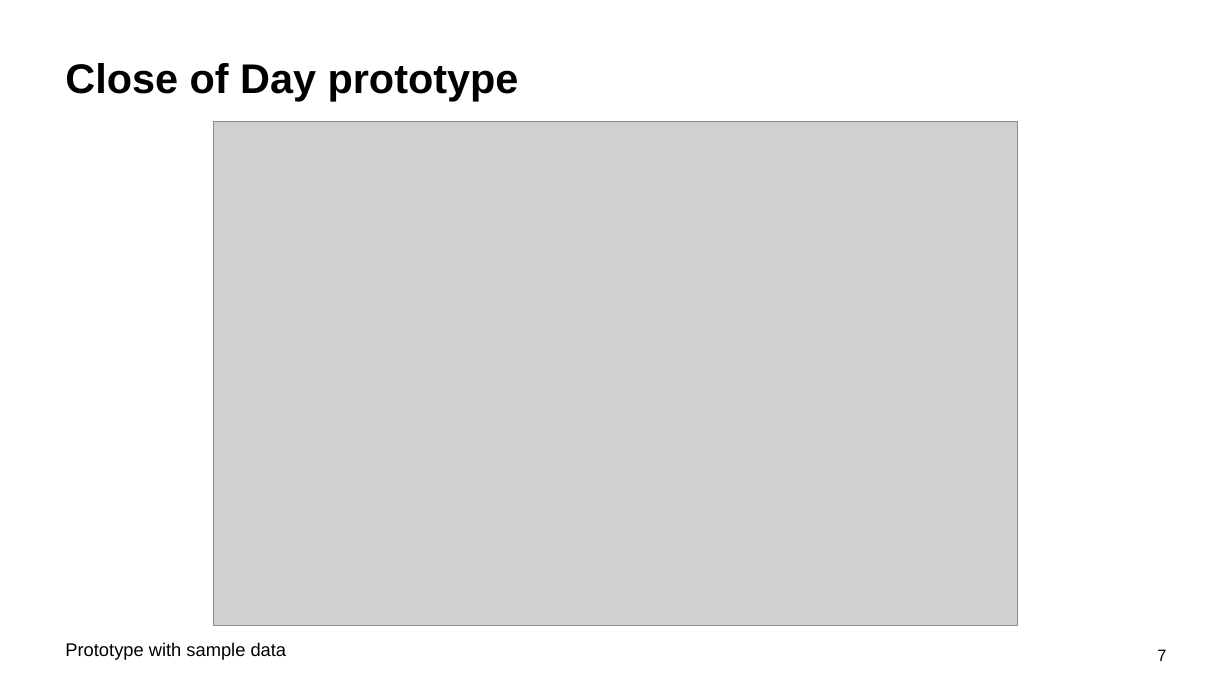
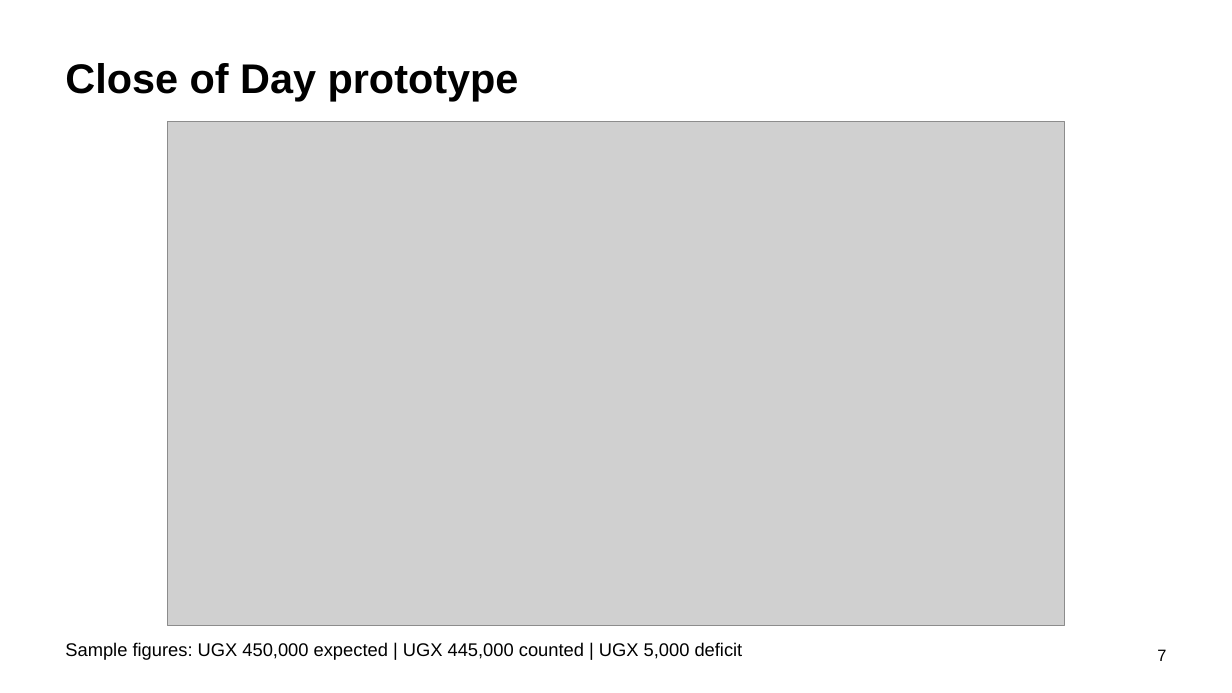
Before and after one commit to mugmarp/requirements-engineering-project-exercise, a slide deck: slide 7 of project_deliverables/PhaseFinal_Grand-Project-Presentation.pptx. Drawn at 1232x693 pixels with LibreOffice and Linux fonts; fonts in the diff are those of the drawing; grey boxes stand for pictures. Boxes give left, top, right and bottom in pixels: in the first picture for what was removed or moved away, otherwise in the second. Text is boxed around its words. In the diff, an @@ line names an element or a change of style, - is before the commit and + after.

```diff
--- a/project_deliverables/PhaseFinal_Grand-Project-Presentation.pptx
+++ b/project_deliverables/PhaseFinal_Grand-Project-Presentation.pptx
@@ picture: place and size @@
-picture at box(214, 121, 1019, 626)
+picture at box(167, 121, 1064, 626)
@@ text at box(65, 642, 743, 660): text changed @@
-Prototype with sample data
+Sample figures: UGX 450,000 expected | UGX 445,000 counted | UGX 5,000 deficit
```
Also in this commit, not shown: 5 other slides changed, 2 slides added, 2 slides removed, 6 other files.
